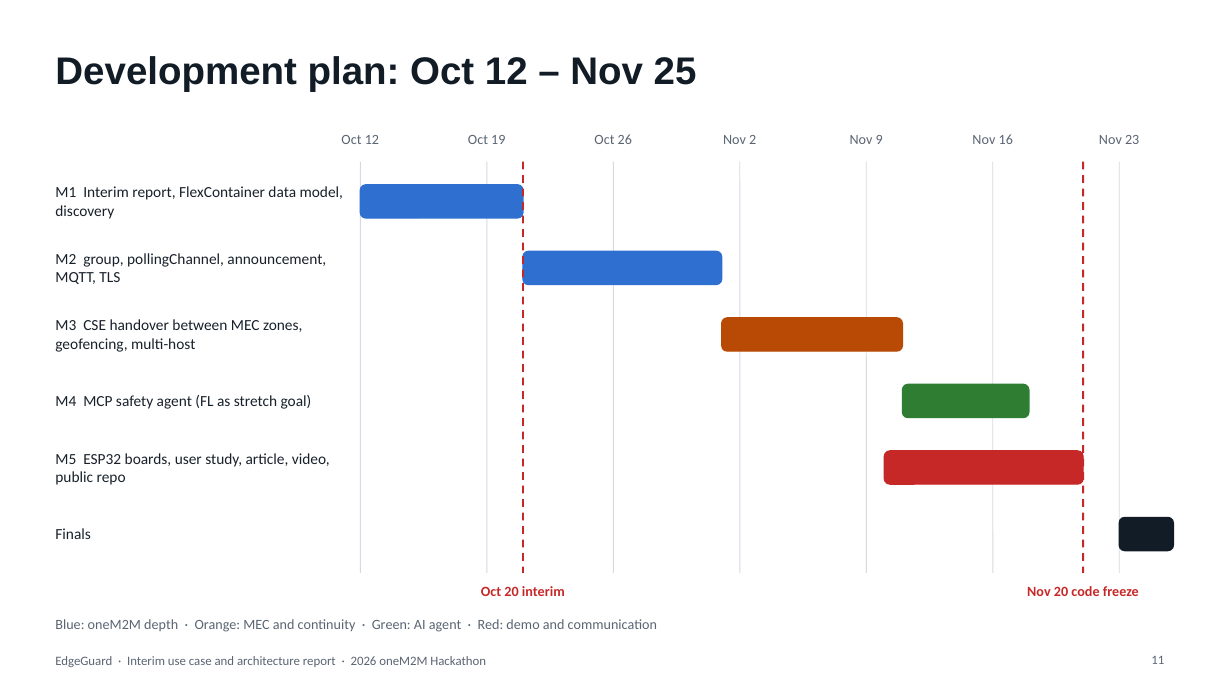
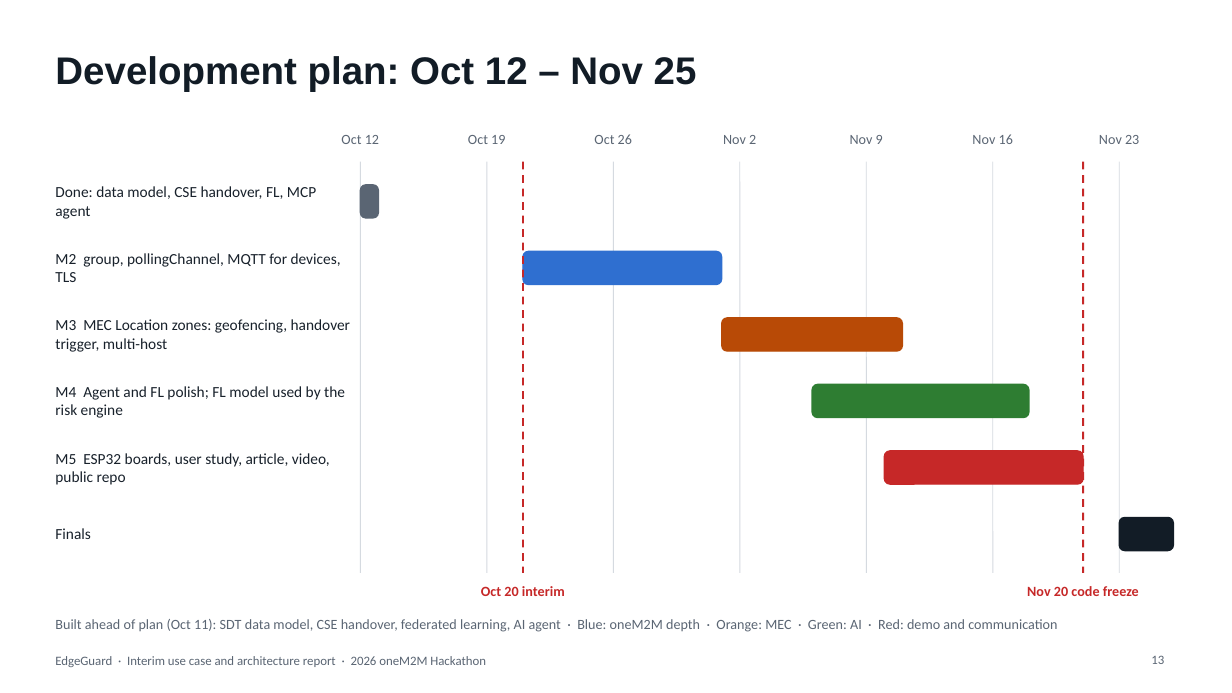
Before and after one commit to ljw22112/Edgeguard, a slide deck: slide 13 of docs/submissions/EdgeGuard_Interim_Report.pptx (slide 11 before the commit). Drawn at 1232x693 pixels with LibreOffice and Linux fonts; fonts in the diff are those of the drawing. Boxes give left, top, right and bottom in pixels: in the first picture for what was removed or moved away, otherwise in the second. Text is boxed around its words. In the diff, an @@ line names an element or a change of style, - is before the commit and + after.

```diff
--- a/docs/submissions/EdgeGuard_Interim_Report.pptx
+++ b/docs/submissions/EdgeGuard_Interim_Report.pptx
@@ text at (x1=55, y1=186, x2=316, y2=219): text changed @@
-M1 Interim report, FlexContainer data model, discovery
+Done: data model, CSE handover, FL, MCP agent
@@ rounded rectangle resized from (x1=360, y1=185, x2=523, y2=218) to (x1=360, y1=185, x2=379, y2=218) @@
@@ rounded rectangle at (x1=360, y1=185, x2=379, y2=218): fill #2F6FD0 to #5A6573; outline #2F6FD0 1 pt to #5A6573 1 pt; proportions changed @@
@@ text at (x1=55, y1=253, x2=341, y2=282): text changed @@
-M2 group, pollingChannel, announcement, MQTT, TLS
+M2 group, pollingChannel, MQTT for devices, TLS
@@ text at (x1=55, y1=319, x2=350, y2=352): text changed @@
-M3 CSE handover between MEC zones, geofencing, multi-host
+M3 MEC Location zones: geofencing, handover trigger, multi-host
@@ text at (x1=55, y1=386, x2=345, y2=418): text changed @@
-M4 MCP safety agent (FL as stretch goal)
+M4 Agent and FL polish; FL model used by the risk engine
@@ rounded rectangle resized from (x1=903, y1=384, x2=1030, y2=418) to (x1=812, y1=384, x2=1030, y2=418) @@
@@ text at (x1=55, y1=619, x2=1057, y2=632): text changed @@
-Blue: oneM2M depth · Orange: MEC and continuity · Green: AI agent · Red: demo and communication
+Built ahead of plan (Oct 11): SDT data model, CSE handover, federated learning, AI agent · Blue: oneM2M depth · Orange: MEC · Green: AI · Red: demo and communication
@@ page number at (x1=1151, y1=655, x2=1164, y2=664): text changed @@
-11
+13
```
Also in this commit, not shown: 6 other slides changed, 2 slides added, 1 other file.
